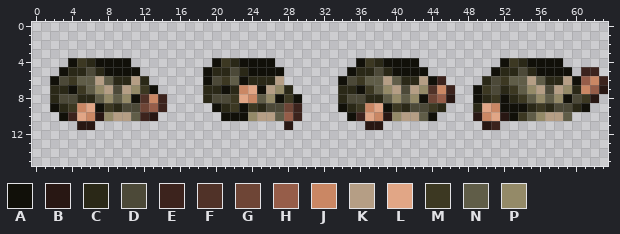
One commit to this pixel-art sprite: content/Entities/Creatures/Human/human.torso.png. The picture above was drawn from the file before the commit.
The file is 64x16 pixels. Colours within 5 levels of each other are drawn and written as one.
Palette (. is transparent): A #111009  B #281713  C #2a2817  D #4c4938  E #3c231d  F #503228  G #6e4536  H #965d49  J #ca8764  K #b59e85  L #e1a686  M #3c3822  N #605d48  P #948a68
Pixels before, first column x 2:
 4 ..AMCAAAA.........AMCAAAA.........AMCAAAA.........AMCAAAA.....
 5 .ACCDCAAAA.......ACCDCAAAA.......ACCDCAAAA.......ACCDCAAAA.EE.
 6 ADMNNKNCCKC......ADMNACCCK......ADMNNKNCCKAE....CDMNNKNCCKAHJE
 7 CCAMNPKDKPMA.....CCACJLAKPC.....CCAMNPKDKPFJE..AMDCMNPKDKPCJHB
 8 CDDCCNPNPAFJE....CDDMLJNPAMA....CDDCCNPNPAGHB..ACMACMNPNPADMB.
 9 ACMJLAMCDDGHE.....ACMAMCDDGE....ACMJLAMCDDMC...CLJAAACMCDDCA..
10 .AELJBPKKNEB.......AAAPKKNHE.....AELJBPKKNA....BJLBAMNPKKN....
11 ...BB.....................B........BB...........BE............
And afterwards:
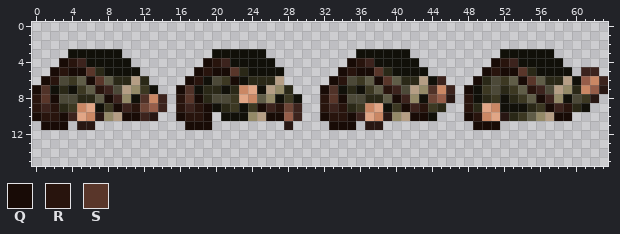
Colours new in this view: Q #180b06  R #28140d  S #59362a
Diff:
y 3: x 4..9 ...... -> AAAAAA; x 20..25 ...... -> AAAAAA; x 36..41 ...... -> AAAAAA; x 52..57 ...... -> AAAAAA
y 4: x 3..6 .AMC -> QREA; x 19..22 .AMC -> QREA; x 35..38 .AMC -> QREA; x 51..54 .AMC -> QREA
y 5: x 2..6 .ACCD -> QRQQS; x 18..22 .ACCD -> QRQQS; x 34..38 .ACCD -> QRQQS; x 50..54 .ACCD -> QRQQS
y 6: x 1..2 .A -> QR; x 6..7 NK -> QS; x 17..18 .. -> QR; x 22 N -> Q; x 33..34 .A -> QR; x 38..39 NK -> QS; x 49 . -> Q; x 54..55 NK -> QS
y 7: x 0..2 ..C -> QFA; x 7..8 PK -> RE; x 16..18 ... -> QFA; x 32..34 ..C -> QFA; x 39..40 PK -> RE; x 48 . -> Q; x 55..56 PK -> RE
y 8: x 0..2 ..C -> RSQ; x 8..9 PN -> QE; x 16..18 ... -> RSQ; x 32..34 ..C -> RSQ; x 40..41 PN -> QE; x 48 . -> R; x 56..57 PN -> QE
y 9: x 0..2 ..A -> RER; x 9..11 CDD -> QER; x 16..19 .... -> RERQ; x 25..27 CDD -> QER; x 32..34 ..A -> RER; x 41..43 CDD -> QER; x 48 . -> R; x 57..59 CDD -> QER
y 10: x 0..3 ...A -> QRRQ; x 10..11 KN -> QQ; x 16..19 .... -> QRRQ; x 26..27 KN -> QQ; x 32..35 ...A -> QRRQ; x 42..43 KN -> QQ; x 48..49 .B -> QR; x 53 A -> C; x 58..59 KN -> QQ
y 11: x 1..3 ... -> QQQ; x 17..19 ... -> QQQ; x 33..35 ... -> QQQ; x 49..51 .BE -> QQQ
